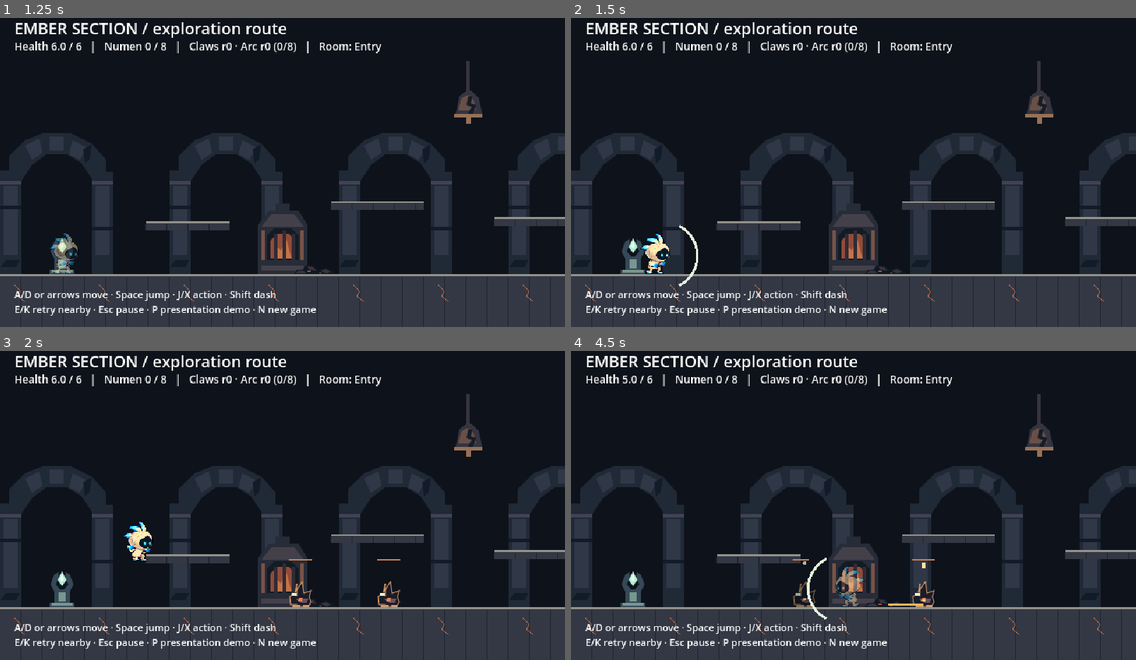
Above: before the commit, frames 1-4 (two rows, left to right).
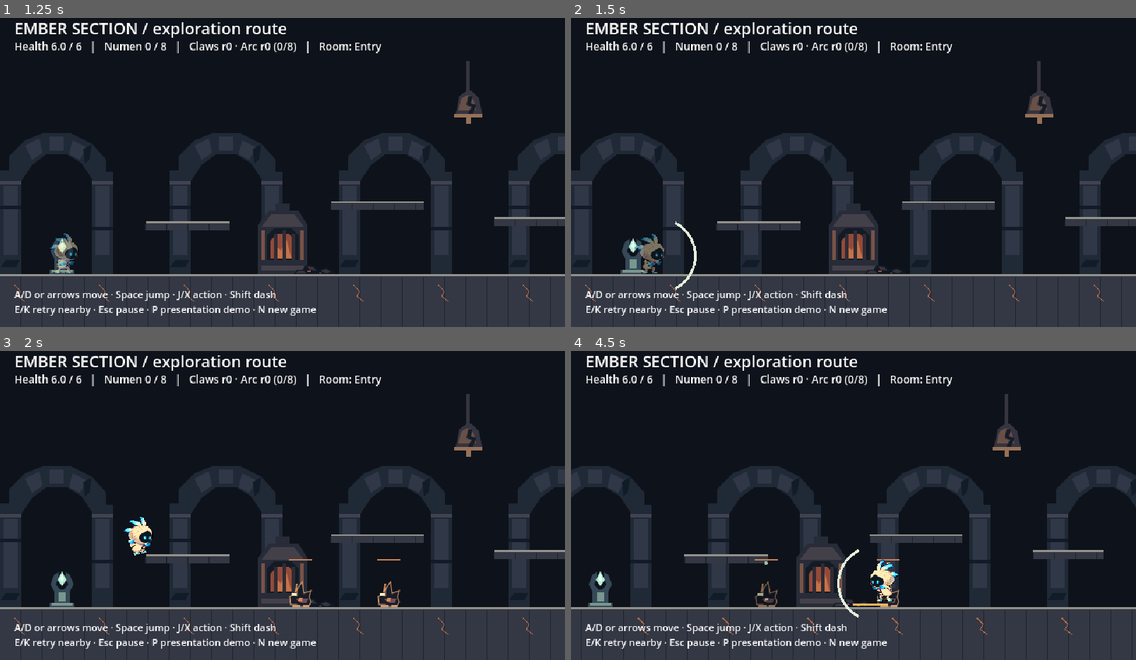
Above: after the commit, the same moments.

Repository: scleond/main-vania
Game: Godot game, scene res://main.tscn
Two runs of this game, one before a commit and one after it. Both use one fixed random seed, a clock stepped at 60 frames per second and the inputs below.
Inputs:
- Up to frame 1 (1.25 s): click "New Game [N]" at 0.5 s
- Up to frame 2 (1.5 s): tap Enter at 1.25 s; hold D (right) from 1.28 s (still down); hold J (attack) from 1.28 s (still down)
- Up to frame 3 (2 s): keep holding D (right); keep holding J (attack); tap Space (jump) at 1.52 s; tap Shift (dash) at 1.55 s
- Up to frame 4 (4.5 s): release D (right) at 2.03 s; release J (attack) at 2.03 s; hold S 2.03-2.78 s; tap Shift (dash) at 2.1, 3.05, 3.6 s; tap Space (jump) at 2.27, 3.77 s; tap J (attack) at 2.3, 3.8 s; hold J (attack) 2.78-3.53 s; hold D (right) 2.78-4.28 s; hold A (left) from 4.28 s (still down); tap X at 4.35 s

Frame 1 is identical in both runs. In frame 2, 0.6% of the frame differs, in the area x 11-23%, y 65-89%; in frame 3, 0.4%; in frame 4, 25%, in the area x 0-100%, y 7-100%.

Commit message:
Tune representative section issue 26

Diff:
--- a/player.gd
+++ b/player.gd
@@ -58,7 +58,15 @@
   attack_wait=Tuning.SWIPE_COOLDOWN
   attack_id+=1
  velocity.y+=Tuning.GRAVITY*delta
- velocity.x=facing*Tuning.PLAYER_DASH_SPEED if dash_left>0 else axis*Tuning.PLAYER_MOVE_SPEED
+ if dash_left>0:
+  velocity.x=facing*Tuning.PLAYER_DASH_SPEED
+ else:
+  var target=axis*Tuning.PLAYER_MOVE_SPEED
+  var grounded=is_on_floor()
+  var rate=Tuning.PLAYER_GROUND_ACCELERATION if grounded else Tuning.PLAYER_AIR_ACCELERATION
+  if axis==0:
+   rate=Tuning.PLAYER_GROUND_STOPPING if grounded else Tuning.PLAYER_AIR_STOPPING
+  velocity.x=move_toward(velocity.x,target,rate*delta)
  move_and_slide()
  position.x=clampf(position.x,Tuning.ROOM_LEFT_BOUND,Tuning.ROOM_RIGHT_BOUND)
  visual.scale.x=facing
--- a/tests/test_progression.gd
+++ b/tests/test_progression.gd
@@ -122,8 +122,8 @@
 	# --- Tuning sanity: windows, growth, readable enemy timings ---
 	check('swipe window ordered', Tuning.SWIPE_ACTIVE_LATE > Tuning.SWIPE_ACTIVE_EARLY, 'inverted')
 	check('swipe active inside window', Tuning.swipe_is_active(0.15) and not Tuning.swipe_is_active(0.25) and not Tuning.swipe_is_active(0.02), 'window wrong')
-	check('no-arc reach is base 38', Tuning.swipe_reach(0) == 38.0, str(Tuning.swipe_reach(0)))
-	check('rank-1 arc reach is 58', Tuning.swipe_reach(1) == 58.0, str(Tuning.swipe_reach(1)))
+	check('no-arc reach is base 42', Tuning.swipe_reach(0) == 42.0, str(Tuning.swipe_reach(0)))
+	check('rank-1 arc reach is 66', Tuning.swipe_reach(1) == 66.0, str(Tuning.swipe_reach(1)))
 	check('arc reach grows per rank', Tuning.swipe_reach(8) > Tuning.swipe_reach(1), str(Tuning.swipe_reach(8)))
 	check('rank-1 burn is 2.2s', Tuning.burn_duration(1) == 2.2, str(Tuning.burn_duration(1)))
 	check('burn grows per rank', Tuning.burn_duration(8) > Tuning.burn_duration(1), str(Tuning.burn_duration(8)))
--- a/tests/test_session.gd
+++ b/tests/test_session.gd
@@ -78,7 +78,7 @@
 	step(m, 0.05)
 	check('second window pauses again', m.choosing, 'not choosing')
 	m.select_upgrade('arc')
-	check('Flame Arc rank 1 widens reach', m.arc_rank() == 1 and Tuning.swipe_reach(m.arc_rank()) == 58.0, 'r=%d reach=%s' % [m.arc_rank(), str(Tuning.swipe_reach(m.arc_rank()))])
+	check('Flame Arc rank 1 widens reach', m.arc_rank() == 1 and Tuning.swipe_reach(m.arc_rank()) == 66.0, 'r=%d reach=%s' % [m.arc_rank(), str(Tuning.swipe_reach(m.arc_rank()))])
 	check('medium reward is two numen graphically', Tuning.MEDIUM_NUMEN == 2, 'reward')
 
 	# --- Death retains souls/upgrades, restores health + encounters ---
--- a/tuning.gd
+++ b/tuning.gd
@@ -6,30 +6,34 @@
 ## these values; visual.gd (presentation) must never change them. Animation
 ## frame counts and playback speeds do not trigger or determine damage windows.
 const PLAYER_MOVE_SPEED := 115.0
+const PLAYER_GROUND_ACCELERATION := 900.0
+const PLAYER_GROUND_STOPPING := 1250.0
+const PLAYER_AIR_ACCELERATION := 510.0
+const PLAYER_AIR_STOPPING := 230.0
 const PLAYER_DASH_SPEED := 340.0
-const DASH_DURATION := 0.13
-const DASH_COOLDOWN := 0.65
+const DASH_DURATION := 0.16
+const DASH_COOLDOWN := 0.58
 const MIXED_DASH_COOLDOWN := 0.4
-const JUMP_SPEED := 310.0
+const JUMP_SPEED := 320.0
 const GRAVITY := 850.0
 const COYOTE_DURATION := 0.1
 const JUMP_BUFFER_DURATION := 0.1
 const ROOM_LEFT_BOUND := 15.0
 const ROOM_RIGHT_BOUND := 2350.0
 const PLAYER_MAX_HP := 6.0
-const INVULNERABLE_DURATION := 0.85
+const INVULNERABLE_DURATION := 0.95
 const HIT_LAUNCH_Y := -135.0
 # Swipe: full motion length, cooldown, and the authoritative active window
 # expressed in remaining attack time (attack_left). Visual frames are cosmetic.
-const SWIPE_DURATION := 0.26
-const SWIPE_COOLDOWN := 0.38
-const SWIPE_ACTIVE_LATE := 0.22
-const SWIPE_ACTIVE_EARLY := 0.07
-const SWIPE_BASE_REACH := 38.0
-const SWIPE_ARC_RANK1_REACH := 58.0
+const SWIPE_DURATION := 0.30
+const SWIPE_COOLDOWN := 0.36
+const SWIPE_ACTIVE_LATE := 0.23
+const SWIPE_ACTIVE_EARLY := 0.08
+const SWIPE_BASE_REACH := 42.0
+const SWIPE_ARC_RANK1_REACH := 66.0
 const SWIPE_ARC_REACH_PER_RANK := 6.0
 const SWIPE_DAMAGE := 1.0
-const SWIPE_KNOCKBACK := 7.0
+const SWIPE_KNOCKBACK := 10.0
 const SWIPE_HITBOX_PAD := 14.0
 const SWIPE_BACK_ALLOW := -10.0
 const SWIPE_HIT_HEIGHT := 43.0
@@ -43,19 +47,19 @@
 const EASY_HP := 3.0
 const EASY_APPROACH_SPEED := 40.0
 const EASY_TRIGGER_RANGE := 72.0
-const EASY_WARN_DURATION := 0.65
+const EASY_WARN_DURATION := 0.72
 const EASY_LUNGE_SPEED := 140.0
 const EASY_LUNGE_DURATION := 0.22
-const EASY_RECOVER_DURATION := 0.85
+const EASY_RECOVER_DURATION := 0.95
 const EASY_DAMAGE := 1.0
 const EASY_NUMEN := 1
 const MEDIUM_HP := 6.0
 const MEDIUM_APPROACH_SPEED := 30.0
 const MEDIUM_TRIGGER_RANGE := 72.0
-const MEDIUM_WARN_DURATION := 0.85
+const MEDIUM_WARN_DURATION := 0.95
 const MEDIUM_LUNGE_SPEED := 200.0
 const MEDIUM_LUNGE_DURATION := 0.32
-const MEDIUM_RECOVER_DURATION := 1.25
+const MEDIUM_RECOVER_DURATION := 1.35
 const MEDIUM_DAMAGE := 2.0
 const MEDIUM_NUMEN := 2
 const ENEMY_LEASH_RANGE := 240.0
@@ -76,16 +80,17 @@
 # Checkpoints: entry heal and pre-miniboss heal.
 const CHECKPOINT_EMBER_ENTRY := 'ember_entry'
 const CHECKPOINT_EMBER_PREBOSS := 'ember_preboss'
-const CHECKPOINT_RETRY_RANGE := 45.0
+const CHECKPOINT_RETRY_RANGE := 55.0
 # Miniboss stats (provisional tuning).
-# Provisional tuning target 30-60s fight at baseline stats. SLAM_RECOVER(1.4) + IDLE(1.2) + FIRE_INTERVAL(3.5) cycles.
-const MINIBOSS_HP := 18.0
+# Target a readable 30-60s fight at baseline stats; warning and recovery
+# durations remain authoritative regardless of the creature art or frame count.
+const MINIBOSS_HP := 16.0
 const MINIBOSS_APPROACH_SPEED := 35.0
 const MINIBOSS_TRIGGER_RANGE := 120.0
-const MINIBOSS_WARN_DURATION := 0.95
+const MINIBOSS_WARN_DURATION := 1.05
 const MINIBOSS_SLAM_SPEED := 260.0
 const MINIBOSS_SLAM_DURATION := 0.35
-const MINIBOSS_SLAM_RECOVER := 1.4
+const MINIBOSS_SLAM_RECOVER := 1.55
 const MINIBOSS_SLAM_DAMAGE := 2.0
 const MINIBOSS_FIRE_WAVE_SPEED := 110.0
 const MINIBOSS_FIRE_WAVE_DURATION := 1.8
--- a/visual.gd
+++ b/visual.gd
@@ -141,9 +141,19 @@
   speed = (alternate_idle_playback_speed if alternate_presentation else idle_playback_speed)/4.0
  elif motion == Motion.RUN:
   speed = (alternate_run_playback_speed if alternate_presentation else run_playback_speed)/8.0
- elif motion == Motion.SWIPE:
-  speed = (alternate_attack_playback_speed if alternate_presentation else attack_playback_speed)/16.0
- frame = frame_at(name,presentation_clock*speed)
+ var sample_clock = presentation_clock * speed
+ if motion == Motion.SWIPE:
+  # Map the six-pose art's wind-up/strike/recovery groups onto the
+  # authoritative timer. Pose durations and frame counts never move a hit.
+  var anticipation = Tuning.SWIPE_DURATION - Tuning.SWIPE_ACTIVE_LATE
+  var recovery_start = Tuning.SWIPE_DURATION - Tuning.SWIPE_ACTIVE_EARLY
+  if presentation_clock < anticipation:
+   sample_clock = presentation_clock / anticipation * 0.08
+  elif presentation_clock < recovery_start:
+   sample_clock = 0.08 + (presentation_clock - anticipation) / (recovery_start - anticipation) * 0.08
+  else:
+   sample_clock = 0.16 + (presentation_clock - recovery_start) / Tuning.SWIPE_ACTIVE_EARLY * 0.10
+ frame = frame_at(name,sample_clock)
  # The presentation demo intentionally samples fewer attack poses.
  frame = parts.displayed_frame(name,frame,alternate_presentation)
  var pose = parts.pose(name,frame)
Not shown, added: docs/representative-section-tuning.md
